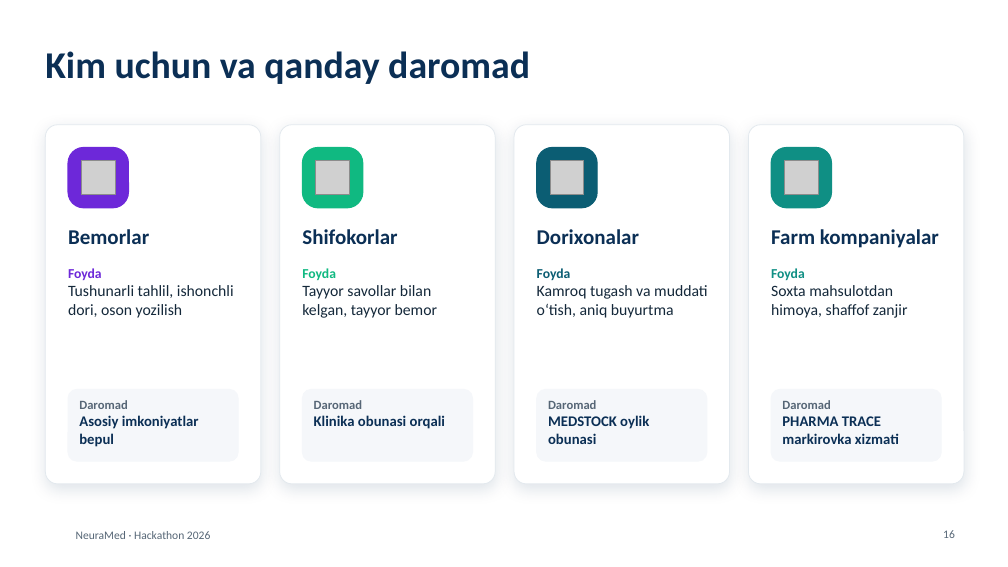
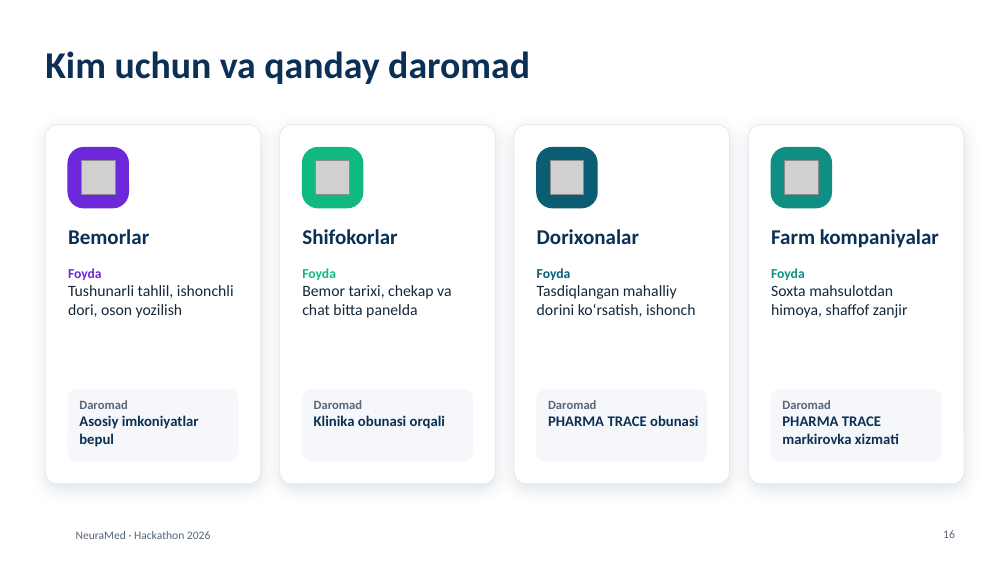
Before and after one commit to umarxon-008/umarxon-008, a slide deck: slide 16 of NeuraMed/taqdimot/NeuraMed-taqdimot.pptx. Drawn at 1008x567 pixels with LibreOffice and Linux fonts; fonts in the diff are those of the drawing; grey boxes stand for pictures; background and template pictures are left out. Boxes give left, top, right and bottom in pixels: in the first picture for what was removed or moved away, otherwise in the second. Text is boxed around its words. In the diff, an @@ line names an element or a change of style, - is before the commit and + after.

```diff
--- a/NeuraMed/taqdimot/NeuraMed-taqdimot.pptx
+++ b/NeuraMed/taqdimot/NeuraMed-taqdimot.pptx
@@ text at bbox=[302, 285, 451, 318]: text changed @@
-Tayyor savollar bilan kelgan, tayyor bemor
+Bemor tarixi, chekap va chat bitta panelda
@@ text at bbox=[537, 285, 696, 317]: text changed @@
-Kamroq tugash va muddati o‘tish, aniq buyurtma
+Tasdiqlangan mahalliy dorini ko‘rsatish, ishonch
@@ text at bbox=[548, 415, 698, 426]: text changed @@
-MEDSTOCK oylik obunasi
+PHARMA TRACE obunasi
```
Also in this commit, not shown: 12 other slides changed, 1 slide added, 1 slide removed.
